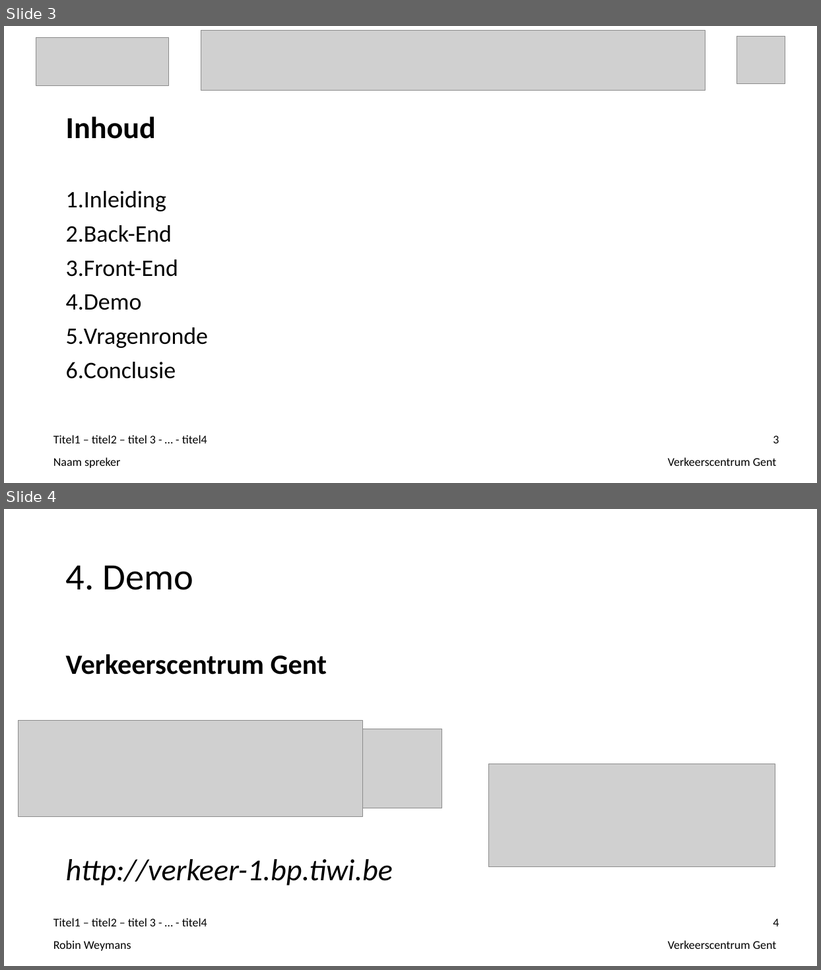
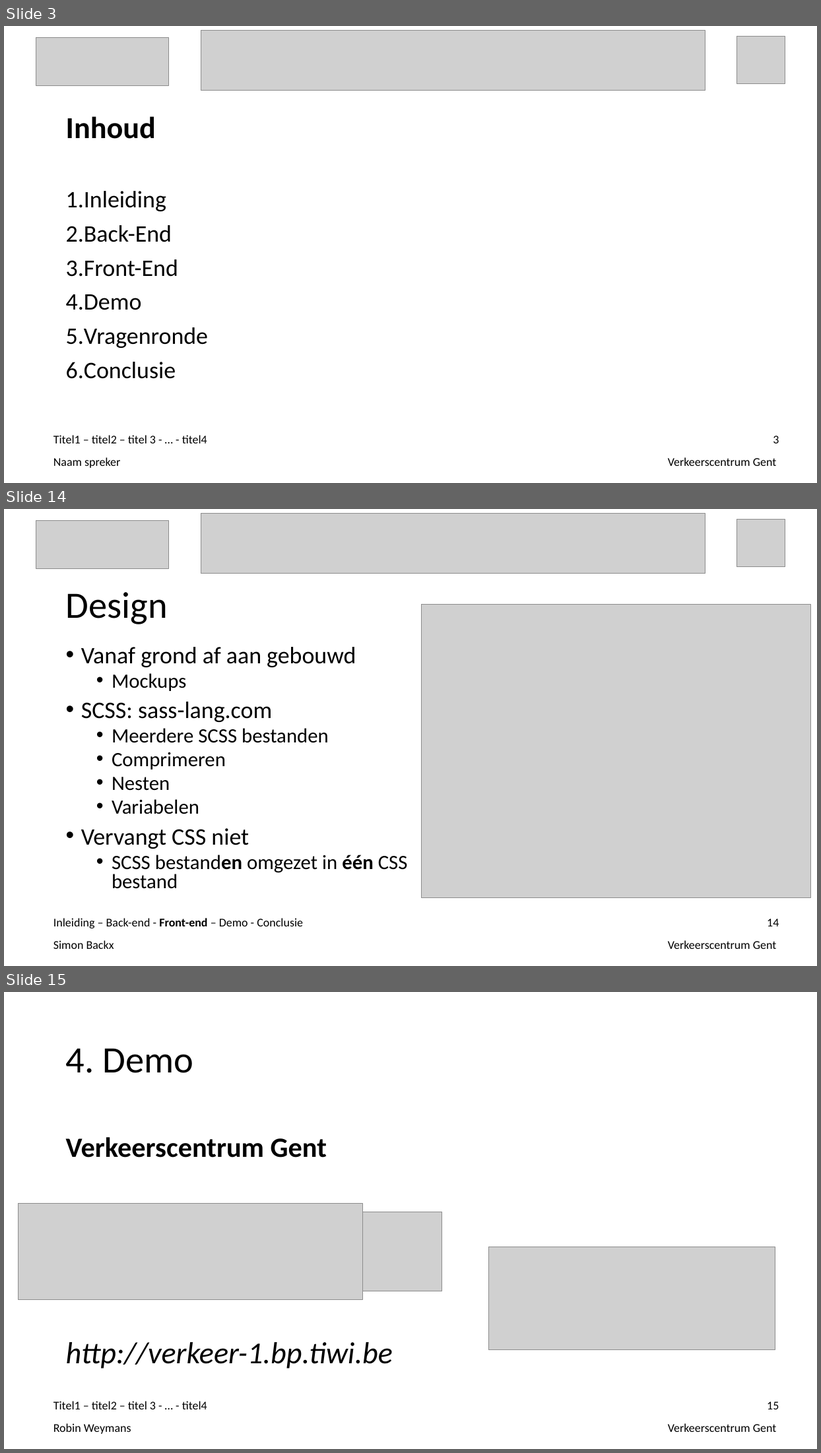
Before and after one commit to ghentlivinglab/Traffic-Travel-Time-Analyzer-1, a slide deck: Einddocumentatie/Presentatie.ppt. Shown one above the other, each under a label of ours: slides 3 and 4 before the commit, slides 3, 14 and 15 after it; the slides between them are not shown. The pictures are 821x970 and 821x1453 pixels, drawn with LibreOffice and Linux fonts; fonts in the diff are those of the drawing; grey boxes stand for pictures. Boxes give left, top, right and bottom in pixels: in the first picture for what was removed or moved away, otherwise in the second. Text is boxed around its words. In the diff, an @@ line names an element or a change of style, - is before the commit and + after.

Commit message:
Technisch front end toegevoegd

```diff
--- a/Einddocumentatie/Presentatie.ppt
+++ b/Einddocumentatie/Presentatie.ppt
@@ slide 14 added at (x1=4, y1=509, x2=817, y2=966), background #FFFFFF @@
@@ picture added at (x1=36, y1=521, x2=168, y2=569) @@
@@ picture added at (x1=201, y1=513, x2=706, y2=573) @@
@@ picture added at (x1=737, y1=519, x2=785, y2=567) @@
@@ title added at (x1=66, y1=592, x2=168, y2=625), 44 pt, text #000000 @@
+Design
@@ picture added at (x1=422, y1=605, x2=811, y2=898) @@
@@ text added at (x1=81, y1=647, x2=408, y2=889), 24 pt, text #000000 @@
+• Vanaf grond af aan gebouwd
+  • Mockups
+• SCSS: sass-lang.com
+  • Meerdere SCSS bestanden
+  • Comprimeren
+  • Nesten
+  • Variabelen
+• Vervangt CSS niet
+  • SCSS bestanden omgezet in één CSS bestand
@@ text added at (x1=54, y1=918, x2=303, y2=929), 14 pt, text #000000 @@
+Inleiding – Back-end - Front-end – Demo - Conclusie
@@ page number added at (x1=767, y1=919, x2=779, y2=927), 14 pt, text #000000 @@
+14
@@ text added at (x1=54, y1=941, x2=114, y2=949), 14 pt, text #000000 @@
+Simon Backx
@@ text added at (x1=668, y1=941, x2=777, y2=949), 14 pt, text #000000 @@
+Verkeerscentrum Gent
@@ what was slide 4 is now slide 15 @@
@@ page number at (x1=767, y1=1402, x2=779, y2=1410): text changed @@
-4
+15
```
Also in this commit, not shown: 10 other slides added.
